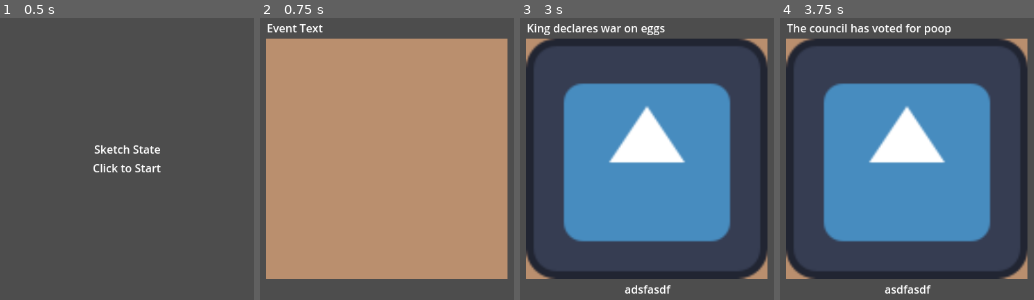
Above: before the commit, frames 1-4 (left to right).
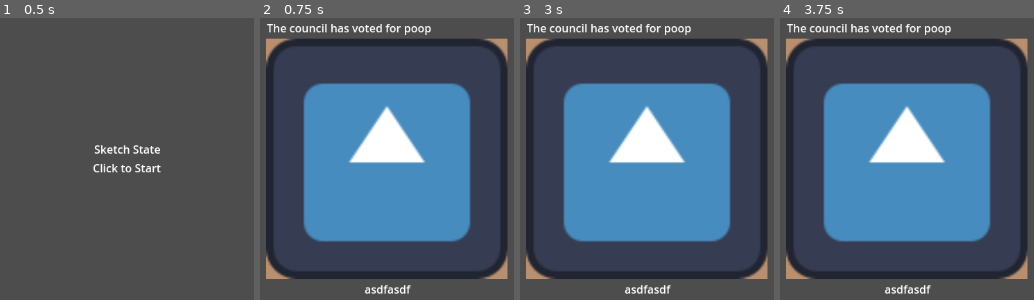
Above: after the commit, the same moments.

Repository: cgo722/Propaganda
Game: Godot game, scene res://MainScene.tscn
The game is run twice, just before and just after one commit, with the same random seed, the same clock (stepped at 60 frames per second) and the same inputs. The engine's default icon, where the game draws it, is replaced by a stand-in: a white triangle on a blue panel in a dark square.
Inputs (mouse positions are in pixels of both pictures, inside the frame that each line leads up to):
- Up to frame 1 (0.5 s): no input
- Up to frame 2 (0.75 s): tap Enter at 0.5 s; click (387, 159) at 0.67 s
- Up to frame 3 (3 s): tap Space at 1.25, 2.75 s; move the mouse to (outside the picture) at 1.27 s; click (outside the picture) at 1.42 s; tap Enter at 2 s; move the mouse to (728, 60) at 2.02 s; click (728, 60) at 2.17 s; move the mouse to (606, 249) at 2.77 s; click (606, 249) at 2.92 s
- Up to frame 4 (3.75 s): tap Enter at 3.5 s; move the mouse to (outside the picture) at 3.52 s; click (outside the picture) at 3.67 s

Frame 1 is identical in both runs. In frame 2, 82% of the frame differs, in the area x 2-98%, y 2-98%; in frame 3, 1.3%; in frame 4, nothing differs.

Commit message:
Implemented swiping. Just trying to get the swipe to move between events

Diff:
--- a/Gamemanager.gd
+++ b/Gamemanager.gd
@@ -15,6 +15,11 @@
 var preloaded_council_events: Array[Resource] = []
 
 var current_state: GameState = GameState.MENU
+
+var event_ui: Node = null
+
+var swipe_start_position: Vector2
+var swipe_threshold: float = 50.0
 
 func _ready():
 	preload_random_events()
@@ -79,8 +84,9 @@
 		next_event = preloaded_poster_events.pop_front()
 
 	if next_event != null:
-		# Show or process the next event here
 		print("Next event loaded:", next_event)
+		if event_ui and event_ui.has_method("display_scenario"):
+			event_ui.display_scenario(next_event)
 	else:
 		set_state(GameState.GAME_OVER)
 
@@ -102,15 +108,19 @@
 	if not event_ui_scene:
 		push_error("event_ui_scene is not assigned.")
 		return
-	var event_ui = event_ui_scene.instantiate()
-	event_ui.name = "EventUI"
-	add_child(event_ui)
+	var event_ui_instance = event_ui_scene.instantiate()
+	event_ui_instance.name = "EventUI"
+	add_child(event_ui_instance)
+	# Reset anchors and offsets to center the UI
+	event_ui_instance.set_anchors_preset(Control.PRESET_CENTER)
+	event_ui_instance.set_offsets_preset(Control.PRESET_CENTER, Control.PRESET_MODE_KEEP_SIZE, 20)
+	self.event_ui = event_ui_instance
 	if player_resource:
 		print("Loaded player resource:", player_resource)
 	else:
 		push_error("player_resource is not assigned.")
-
 	set_state(GameState.PLAYING)
+	advance_to_next_event()
 
 func _on_screen_clicked():
 	if preloaded_poster_events.is_empty() and preloaded_council_events.is_empty():
@@ -125,24 +135,72 @@
 	elif not preloaded_poster_events.is_empty():
 		next_event = preloaded_poster_events.pop_front()
 
-	var event_ui = get_node("EventUI") # Assumes EventUI node name
-	if next_event and event_ui and event_ui.has_method("display_scenario"):
-		event_ui.display_scenario(next_event)
+	var local_event_ui = get_node_or_null("EventUI")
+	if next_event and local_event_ui and local_event_ui.has_method("display_scenario"):
+		local_event_ui.display_scenario(next_event)
 
 		if next_event.has_method("is_poster") and next_event.is_poster:
-			event_ui.anchor_right = 1.0
-			event_ui.anchor_bottom = 0.3
-			event_ui.margin_left = 0
-			event_ui.margin_top = 0
-			event_ui.margin_right = 400
-			event_ui.margin_bottom = 200
-
-			if canvas_scene:
-				var canvas = canvas_scene.instantiate()
-				add_child(canvas)
-			else:
-				push_error("canvas_scene is not assigned.")
-
+			# Poster event: shrink UI and wait for swipe
+			local_event_ui.anchor_right = 1.0
+			local_event_ui.anchor_bottom = 0.3
+			local_event_ui.margin_left = 0
+			local_event_ui.margin_top = 0
+			local_event_ui.margin_right = 400
+			local_event_ui.margin_bottom = 200
+		else:
+			# Council event: prepare for yes/no swipe
+			local_event_ui.set_meta("awaiting_council_decision", true)
+			local_event_ui.set_meta("current_event", next_event)
+
+# Detect swipe/click side for decision
 func _input(event):
-	if event is InputEventMouseButton and event.pressed:
-		_on_screen_clicked()
+	if event is InputEventMouseButton:
+		if event.pressed:
+			swipe_start_position = event.position
+		else:
+			var swipe_end_position = event.position
+			var delta = swipe_end_position - swipe_start_position
+			print("Swipe delta:", delta)
+
+			if abs(delta.x) > swipe_threshold and abs(delta.x) > abs(delta.y):
+				if delta.x > 0:
+					print("Swiped Right")
+					_handle_swipe("right")
+				else:
+					print("Swiped Left")
+					_handle_swipe("left")
+
+func _handle_swipe(direction: String):
+	print("Handling swipe:", direction)
+	event_ui = get_node_or_null("EventUI")
+	if not event_ui:
+		return
+
+	if not event_ui.has_meta("current_event"):
+		return
+	var event_data = event_ui.get_meta("current_event")
+
+	if not event_data:
+		return
+
+	if event_data.is_poster:
+		# Poster: hide the event UI and spawn canvas
+		event_ui.visible = false
+
+		if canvas_scene:
+			var canvas = canvas_scene.instantiate()
+			add_child(canvas)
+		else:
+			push_error("canvas_scene is not assigned.")
+
+	else:
+		# Council: apply stub stat change and advance
+		var choice_index = 0 if direction == "left" else 1
+		print("Council event result:", "NO" if direction == "left" else "YES")
+
+		# Stubbed stat change logic — to be implemented
+		print("Apply stat changes for choice index:", choice_index)
+
+		event_ui.set_meta("awaiting_council_decision", false)
+		event_ui.set_meta("current_event", null)
+		advance_to_next_event()
--- a/Scenes/Events/EventUI.tscn
+++ b/Scenes/Events/EventUI.tscn
@@ -6,6 +6,7 @@
 bg_color = Color(0.728883, 0.561414, 0.431656, 1)
 
 [node name="EventUi" type="Control" node_paths=PackedStringArray("title_label", "body_label", "image_texture")]
+z_index = 4096
 layout_mode = 3
 anchors_preset = 15
 anchor_right = 1.0
--- a/project.godot
+++ b/project.godot
@@ -15,6 +15,10 @@
 config/features=PackedStringArray("4.4", "Mobile")
 config/icon="res://icon.svg"
 
+[input_devices]
+
+pointing/emulate_touch_from_mouse=true
+
 [rendering]
 
 renderer/rendering_method="mobile"
